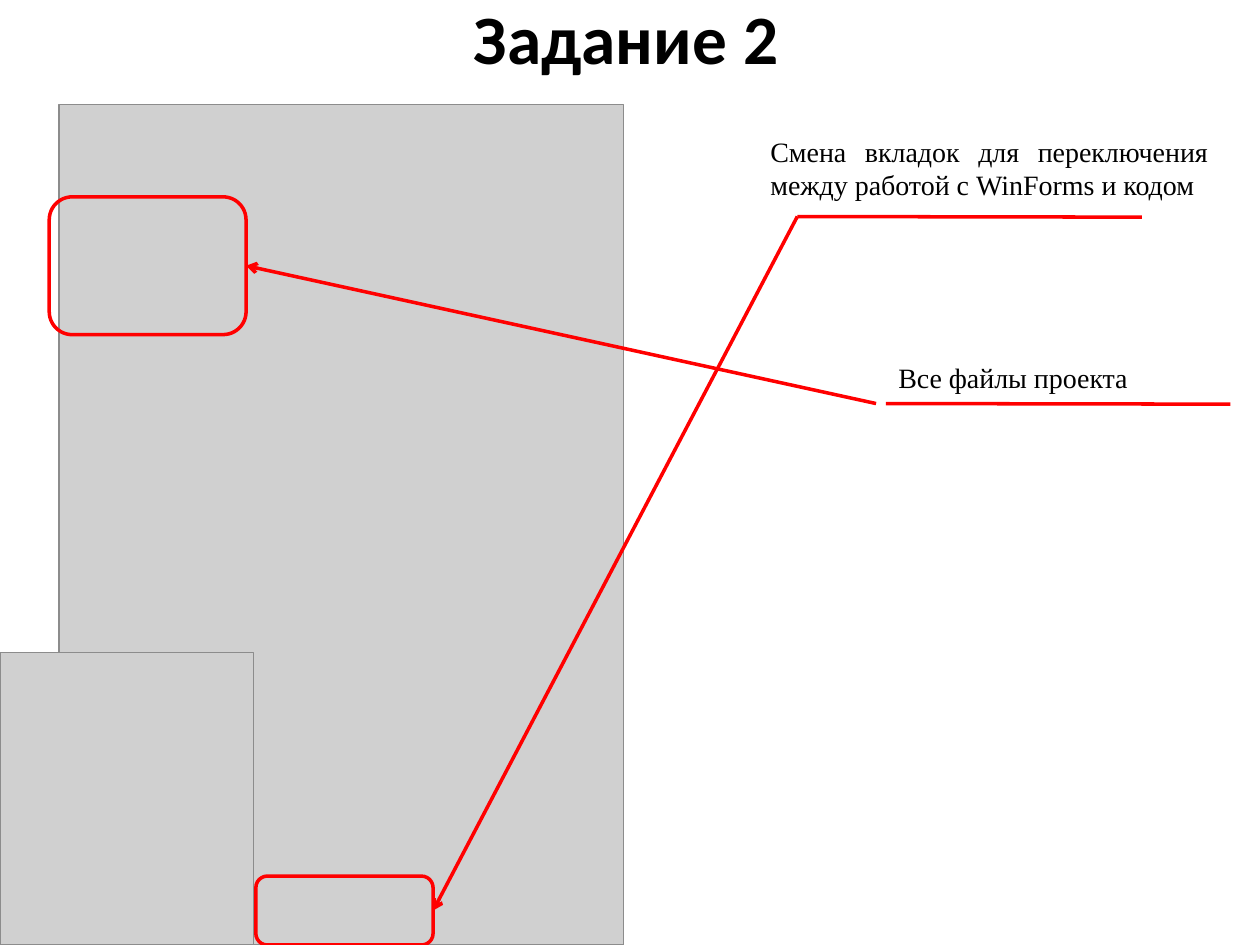
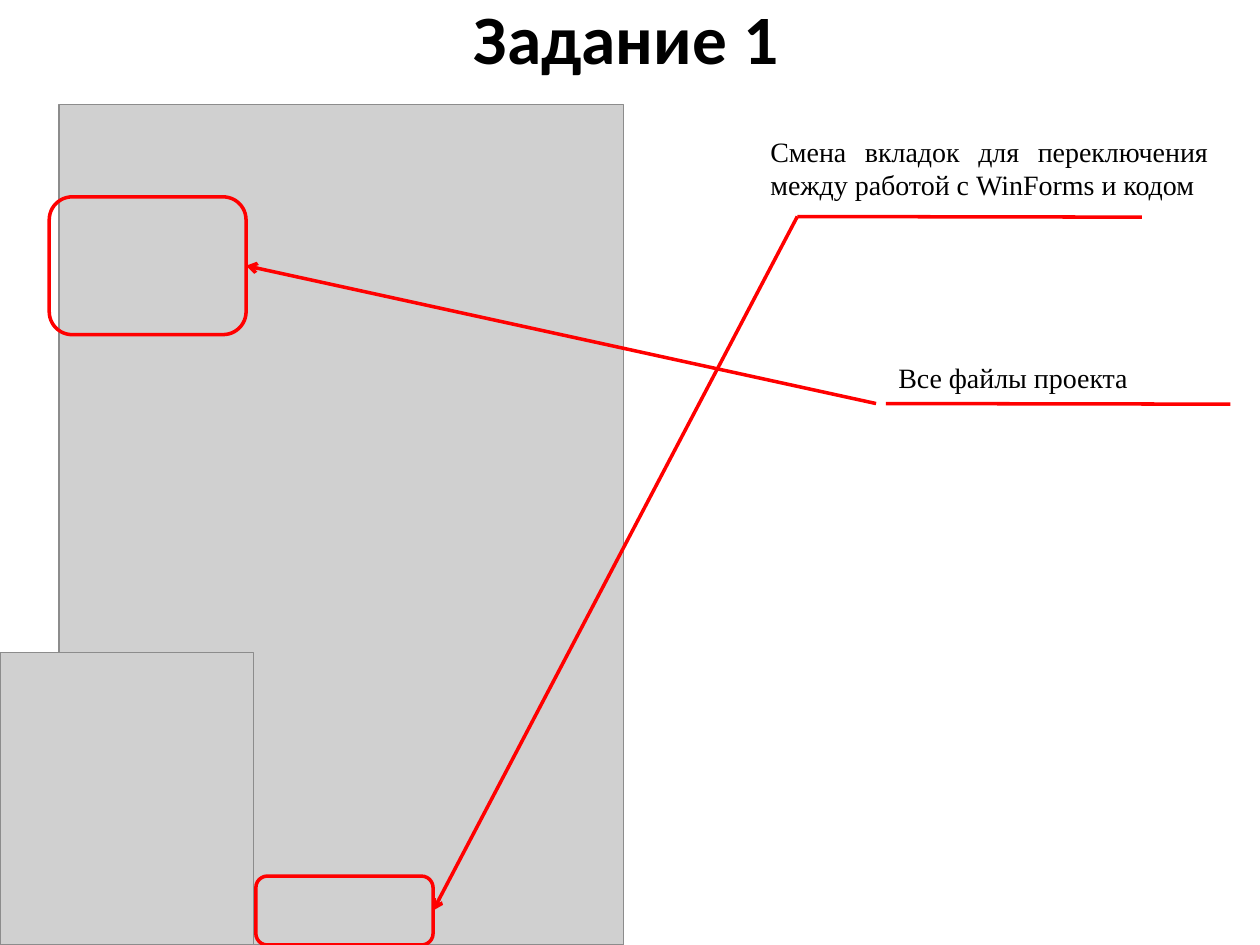
Before and after one commit to mbdatateach/site, a slide deck: slide 4 of 3испсп/технологии программирования/1 Знакомство.pptx (slide 7 before the commit). Drawn at 1260x945 pixels with LibreOffice and Linux fonts; fonts in the diff are those of the drawing; grey boxes stand for pictures. Boxes give left, top, right and bottom in pixels: in the first picture for what was removed or moved away, otherwise in the second. Text is boxed around its words. In the diff, an @@ line names an element or a change of style, - is before the commit and + after.

```diff
--- a/3испсп/технологии программирования/1 Знакомство.pptx
+++ b/3испсп/технологии программирования/1 Знакомство.pptx
@@ title at bbox=[474, 18, 778, 76]: text changed @@
-Задание 2
+Задание 1
```
Also in this commit, not shown: 5 other slides changed, 4 slides removed, 12 other files.
